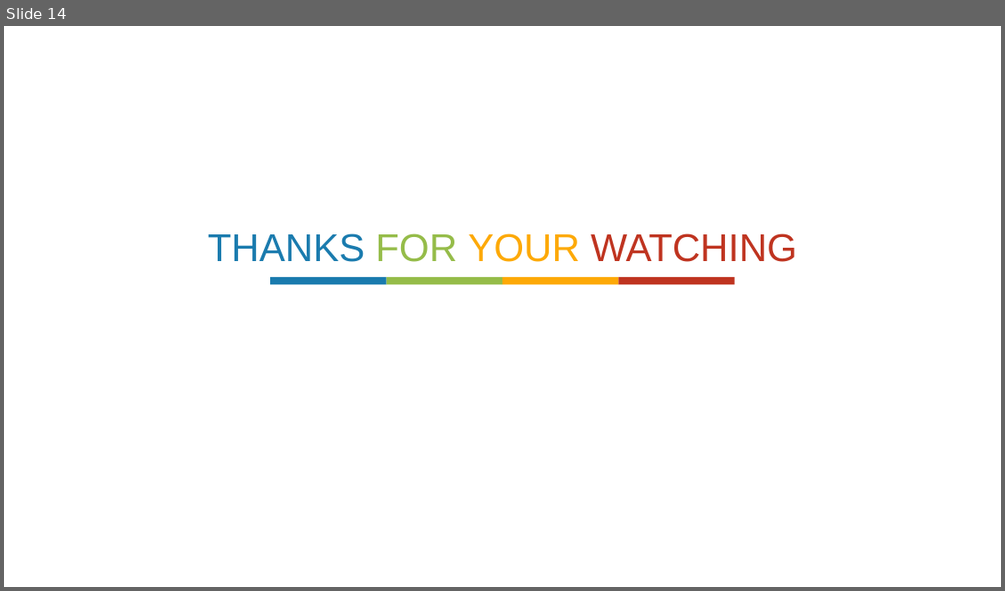
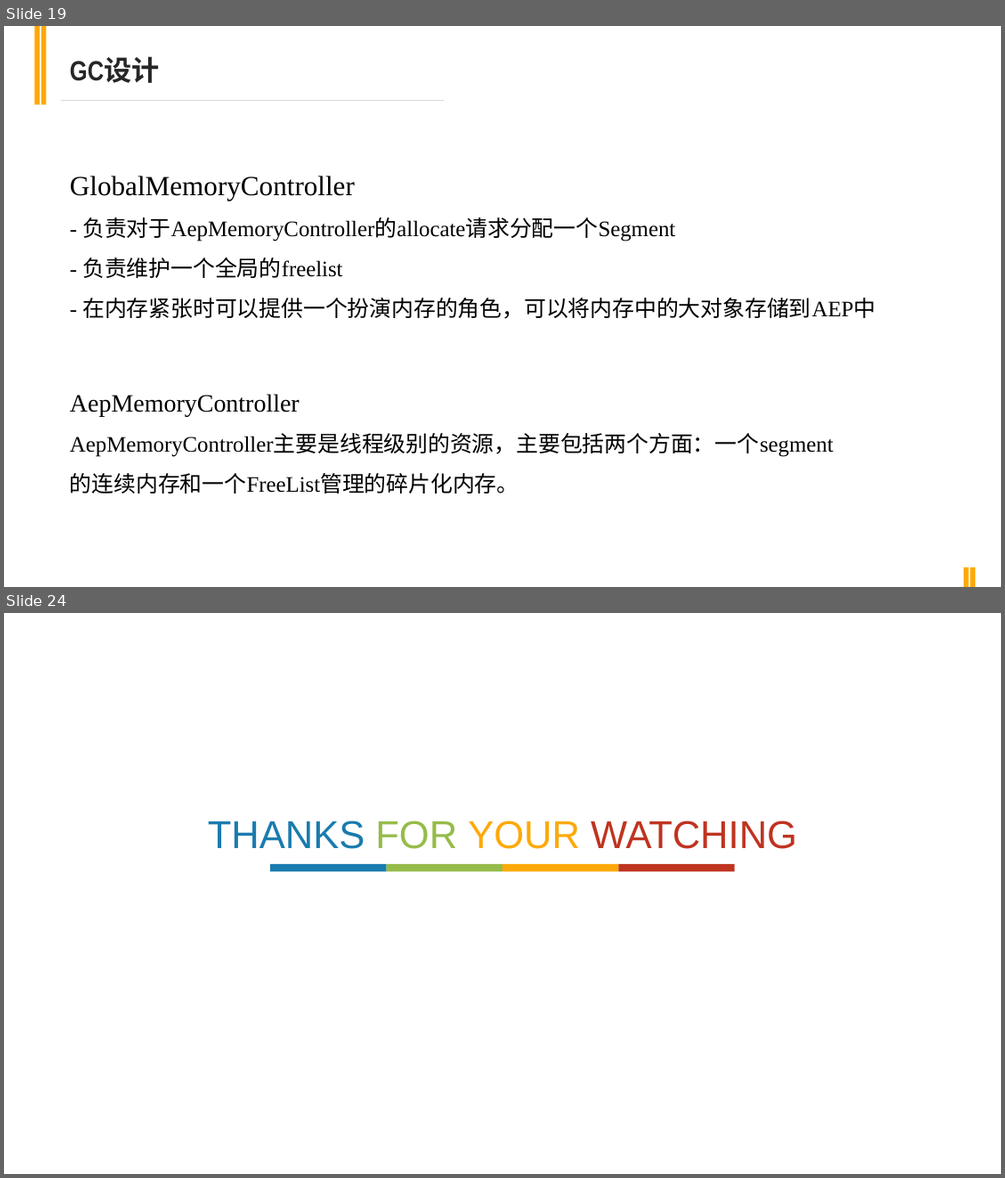
Before and after one commit to AndyShen105/aep-kv, a slide deck: doc/基于AEP的可持久化KV存储.pptx. Shown one above the other, each under a label of ours: slide 14 before the commit, slides 19 and 24 after it; the slides between them are not shown. The pictures are 1005x591 and 1005x1178 pixels, drawn with LibreOffice and Linux fonts; fonts in the diff are those of the drawing. Boxes give left, top, right and bottom in pixels: in the first picture for what was removed or moved away, otherwise in the second. Text is boxed around its words. In the diff, an @@ line names an element or a change of style, - is before the commit and + after.

```diff
--- a/doc/基于AEP的可持久化KV存储.pptx
+++ b/doc/基于AEP的可持久化KV存储.pptx
@@ slide 19 added at [4,26,1001,587], background #FFFFFF @@
@@ rectangle added at [35,26,40,104], fill #FDA907 @@
@@ rectangle added at [40,26,46,104], fill #FDA907 @@
@@ text added at [70,58,160,83], 20 pt, text #262626, bold @@
+GC设计
@@ line added from (61, 101) to (444, 101), #D9D9D9 0.75 pt @@
@@ text added at [70,176,875,319], 16 pt, text #000000 @@
+GlobalMemoryController
+- 负责对于AepMemoryController的allocate请求分配一个Segment
+- 负责维护一个全局的freelist
+- 在内存紧张时可以提供一个扮演内存的角色，可以将内存中的大对象存储到AEP中
@@ text added at [70,394,833,493], 16 pt, text #000000 @@
+AepMemoryController
+AepMemoryController主要是线程级别的资源，主要包括两个方面：一个segment的连续内存和一个FreeList管理的碎片化内存。
@@ rectangle added at [964,567,969,587], fill #FDA907 @@
@@ rectangle added at [970,567,975,587], fill #FDA907 @@
@@ what was slide 14 is now slide 24 @@
```
Also in this commit, not shown: 6 slides changed, 15 other slides added, 6 slides removed, 1 other file.
